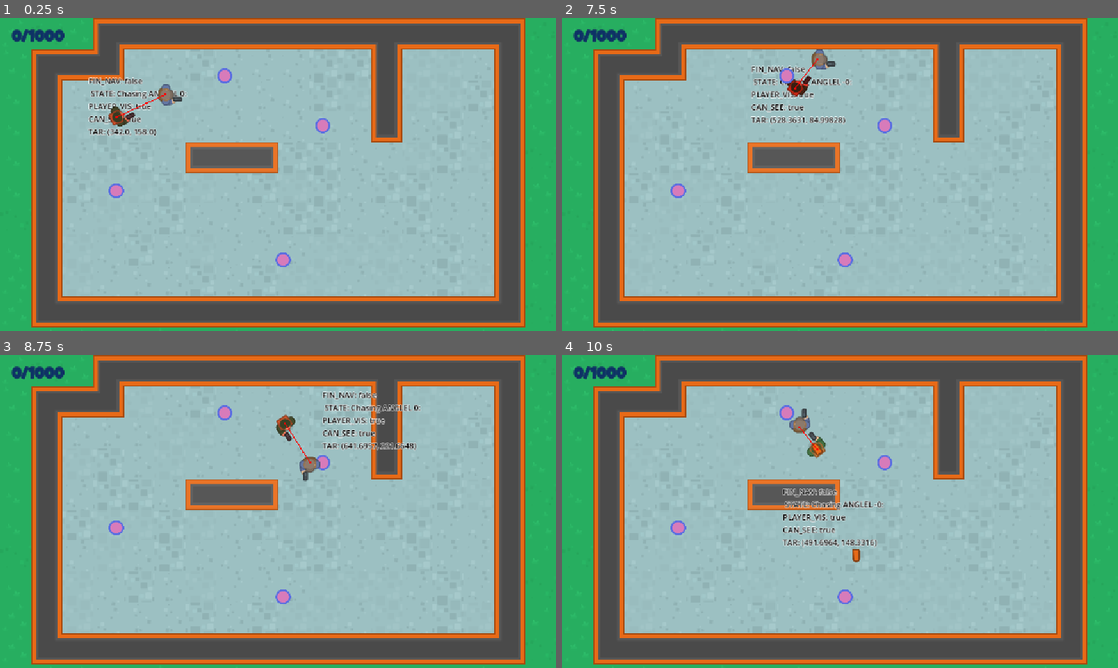
Above: before the commit, frames 1-4 (two rows, left to right).
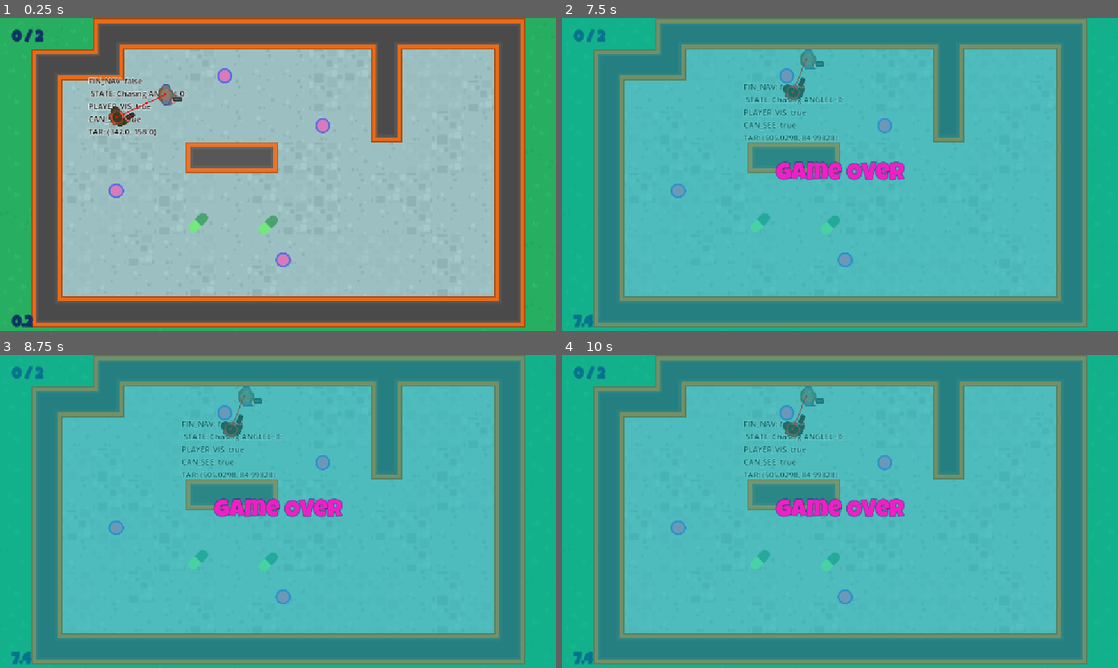
Above: after the commit, the same moments.

Repository: itsantonle/Godot-Mini-Projects
Game: Godot game, scene res://Scenes/Level/Level.tscn
Same seed, same stepped clock (60 frames per second), same inputs: the game is played once before the commit and once after it. Sound files missing from this copy of the repository are replaced by a short silence.
Inputs (mouse positions are in pixels of both pictures, inside the frame that each line leads up to):
- Up to frame 1 (0.25 s): no input
- Up to frame 2 (7.5 s): move the mouse to (962, 158) at 0.52 s; hold Right (ui_right) 0.53-1.28 s; hold E (enter) 0.53-1.28 s; move the mouse to (728, 190) at 1.27 s; hold Down (ui_down) 1.28-2.03 s; tap E (enter) at 1.35, 2.85, 4.55, 5.85, 7.35 s; move the mouse to (895, 105) at 2.02 s; hold Right (ui_right) 2.03-2.78 s; hold E (enter) 2.03-2.78 s; click (895, 105) at 2.1 s; move the mouse to (812, 237) at 2.77 s; hold Up (ui_up) 2.78-3.53 s; move the mouse to (1006, 221) at 3.52 s; hold E (enter) 3.53-4.28 s; hold Left (ui_left) 3.53-5.03 s; move the mouse to (673, 127) at 4.27 s; click (673, 127) at 4.35 s; move the mouse to (867, 174) at 5.02 s; hold Down (ui_down) 5.03-5.78 s; hold E (enter) 5.03-5.78 s; move the mouse to (756, 96) at 5.77 s; hold Right (ui_right) 5.78-6.53 s; move the mouse to (962, 158) at 6.52 s; hold Up (ui_up) 6.53-7.28 s; hold E (enter) 6.53-7.28 s; click (962, 158) at 6.6 s; move the mouse to (728, 190) at 7.27 s; hold Right (ui_right) from 7.28 s (still down)
- Up to frame 3 (8.75 s): move the mouse to (333, 442) at 8.02 s; release Right (ui_right) at 8.03 s; hold Down (ui_down) from 8.03 s (still down); hold E (enter) from 8.03 s (still down)
- Up to frame 4 (10 s): move the mouse to (812, 574) at 8.77 s; release Down (ui_down) at 8.78 s; release E (enter) at 8.78 s; hold Left (ui_left) 8.78-9.53 s; click (812, 574) at 8.85 s; tap E (enter) at 9.05 s; move the mouse to (1006, 558) at 9.52 s; hold Up (ui_up) from 9.53 s (still down); hold E (enter) from 9.53 s (still down)

The runs differ from the first frame. In frame 1, 0.6% of the frame differs, in the area x 2-50%, y 3-99%; in frame 2, 100%, in the area x 0-100%, y 0-100%; in frame 3, 100%; in frame 4, 100%.

Commit message:
Implement game signals and UI for pickups, exit, and player death
Added SignalHub with signals for pickup collection, exit appearance, exit, and player death. Updated Bullet, NPC, Exit, and Pickup scripts to emit and respond to these signals. Enhanced GameUI to track pickups, display score, time, and end-game messages. Updated scene files to connect new signals and add necessary nodes for game flow.

Diff:
--- a/DoNotMindMe/Globals/SignalHub.gd
+++ b/DoNotMindMe/Globals/SignalHub.gd
@@ -1 +1,17 @@
 extends Node
+signal on_pickup_collected
+signal on_show_exit
+signal on_exit
+signal on_player_died
+
+func emit_on_pickup_collected() -> void:
+	on_pickup_collected.emit()
+
+func emit_on_show_exit() -> void:
+	on_show_exit.emit()
+
+func emit_on_exit() -> void:
+	on_exit.emit()
+
+func emit_on_player_died() -> void:
+	on_player_died.emit()
--- a/DoNotMindMe/Scenes/Bullet/Bullet.gd
+++ b/DoNotMindMe/Scenes/Bullet/Bullet.gd
@@ -17,6 +17,8 @@
 
 
 func _on_body_entered(body: Node2D) -> void:
+	if body is Player:
+		SignalHub.emit_on_player_died()
 	queue_free()
 
 
--- a/DoNotMindMe/Scenes/Exit/Exit.gd
+++ b/DoNotMindMe/Scenes/Exit/Exit.gd
@@ -2,3 +2,13 @@
 
 func _ready() -> void:
 	hide()
+	SignalHub.on_show_exit.connect(on_show_exit)
+
+func on_show_exit() -> void:
+	set_deferred("monitoring", true )
+	show()
+
+
+func _on_body_entered(body: Node2D) -> void:
+	if body is Player:
+		SignalHub.emit_on_exit()
--- a/DoNotMindMe/Scenes/Exit/Exit.tscn
+++ b/DoNotMindMe/Scenes/Exit/Exit.tscn
@@ -17,3 +17,5 @@
 [node name="CollisionShape2D" type="CollisionShape2D" parent="."]
 position = Vector2(1, 4.5)
 shape = SubResource("RectangleShape2D_412bu")
+
+[connection signal="body_entered" from="." to="." method="_on_body_entered"]
--- a/DoNotMindMe/Scenes/GameUI/GameUi.gd
+++ b/DoNotMindMe/Scenes/GameUI/GameUi.gd
@@ -1,6 +1,54 @@
 extends Control
+
+@onready var score_label: Label = $MC/ScoreLabel
+@onready var time_label: Label = $MC/TimeLabe
+@onready var exit_label: Label = $MC/ExitLabel
+@onready var go_label: Label = $ColorRect/GoLabel
+@onready var color_rect: ColorRect = $ColorRect
+
+var _time: float = 0
+var _pickups_count: int = 0
+var _collected: int = 0
+
 
 func _unhandled_input(event: InputEvent) -> void:
 	if event.is_action_pressed("exit"):
 		print('exit')
 		GameManager.load_main_scene()
+
+func _ready() -> void:
+	get_tree().paused = false
+	SignalHub.on_pickup_collected.connect(on_pickup_collected)
+	SignalHub.on_player_died.connect(on_player_died)
+	SignalHub.on_exit.connect(on_exit)
+
+	_pickups_count = get_tree().get_nodes_in_group(PickUp.GROUP_NAME).size()
+	update_score()
+
+
+func _process(delta: float) -> void:
+	_time += delta
+	time_label.text = "%.1f" % _time
+
+func stop_game() -> void:
+	set_process(false)
+	color_rect.show()
+	get_tree().paused = true
+
+func on_player_died() -> void:
+	go_label.text = "Game Over"
+	stop_game()
+
+func on_exit() -> void:
+	go_label.text = "Well done! You took %.1f seconds" % _time
+	stop_game()
+
+func update_score() -> void:
+	score_label.text = "%s / %s" % [_collected, _pickups_count]
+
+func on_pickup_collected() -> void:
+	_collected +=1
+	update_score()
+	if _collected == _pickups_count:
+		SignalHub.emit_on_show_exit()
+		exit_label.show()
--- a/DoNotMindMe/Scenes/GameUI/GameUi.tscn
+++ b/DoNotMindMe/Scenes/GameUI/GameUi.tscn
@@ -1,9 +1,25 @@
-[gd_scene load_steps=3 format=3 uid="uid://c21wjxirt07sd"]
+[gd_scene load_steps=6 format=3 uid="uid://c21wjxirt07sd"]
 
 [ext_resource type="Script" uid="uid://cn0dayhkaidt3" path="res://Scenes/GameUI/GameUi.gd" id="1_diq3n"]
 [ext_resource type="LabelSettings" uid="uid://rqw8bae54mjb" path="res://assets/lg_d_blue_32.tres" id="2_81r78"]
+[ext_resource type="FontFile" uid="uid://bgsb8rmrhb6gk" path="res://assets/fonts/LuckiestGuy-Regular.ttf" id="3_556m7"]
+
+[sub_resource type="LabelSettings" id="LabelSettings_iq8cv"]
+font = ExtResource("3_556m7")
+font_size = 32
+font_color = Color(0.0509804, 0.862745, 0.305882, 1)
+outline_size = 3
+outline_color = Color(0.0784314, 0.0784314, 0.372549, 1)
+
+[sub_resource type="LabelSettings" id="LabelSettings_556m7"]
+font = ExtResource("3_556m7")
+font_size = 50
+font_color = Color(0.931398, 0.125074, 0.771533, 1)
+outline_size = 3
+outline_color = Color(0.0784314, 0.0784314, 0.372549, 1)
 
 [node name="GameUI" type="Control"]
+process_mode = 3
 layout_mode = 3
 anchors_preset = 15
 anchor_right = 1.0
@@ -23,9 +39,55 @@
 theme_override_constants/margin_left = 24
 theme_override_constants/margin_top = 24
 
-[node name="Label" type="Label" parent="MC"]
+[node name="ScoreLabel" type="Label" parent="MC"]
 layout_mode = 2
 size_flags_horizontal = 0
 size_flags_vertical = 0
 text = "0/1000"
 label_settings = ExtResource("2_81r78")
+
+[node name="TimeLabe" type="Label" parent="MC"]
+layout_mode = 2
+size_flags_horizontal = 0
+size_flags_vertical = 8
+text = "000"
+label_settings = ExtResource("2_81r78")
+
+[node name="ExitLabel" type="Label" parent="MC"]
+visible = false
+layout_mode = 2
+size_flags_horizontal = 8
+size_flags_vertical = 0
+text = "GO TO EXIT"
+label_settings = SubResource("LabelSettings_iq8cv")
+
+[node name="ColorRect" type="ColorRect" parent="."]
+visible = false
+layout_mode = 1
+anchors_preset = 15
+anchor_right = 1.0
+anchor_bottom = 1.0
+grow_horizontal = 2
+grow_vertical = 2
+color = Color(0, 0.709804, 0.713726, 0.498039)
+
+[node name="GoLabel" type="Label" parent="ColorRect"]
+process_mode = 3
+layout_mode = 1
+anchors_preset = 8
+anchor_left = 0.5
+anchor_top = 0.5
+anchor_right = 0.5
+anchor_bottom = 0.5
+offset_left = -75.0
+offset_top = -16.5
+offset_right = 75.0
+offset_bottom = 16.5
+grow_horizontal = 2
+grow_vertical = 2
+size_flags_horizontal = 8
+size_flags_vertical = 0
+text = "GAME OVER"
+label_settings = SubResource("LabelSettings_556m7")
+horizontal_alignment = 1
+vertical_alignment = 1
--- a/DoNotMindMe/Scenes/Level/Level.tscn
+++ b/DoNotMindMe/Scenes/Level/Level.tscn
@@ -6,6 +6,7 @@
 [ext_resource type="PackedScene" uid="uid://cfsueh4utfr1y" path="res://Scenes/WayPoint/Waypoint.tscn" id="4_qp1lj"]
 [ext_resource type="PackedScene" uid="uid://dhyelrs5ih7vg" path="res://Scenes/Player/Player.tscn" id="5_k2uda"]
 [ext_resource type="PackedScene" uid="uid://c3tb5r3vrtrox" path="res://Scenes/Exit/Exit.tscn" id="6_ksici"]
+[ext_resource type="PackedScene" uid="uid://bj1wthhk8401d" path="res://Scenes/PickUp/Pickup.tscn" id="7_8gphe"]
 
 [sub_resource type="NavigationPolygon" id="NavigationPolygon_4dwx7"]
 vertices = PackedVector2Array(159.656, 544.977, 585, 327.953, 730.352, 282.352, 874.508, 277.656, 1000.85, 544.008, 585, 246, 742.383, 84.8672, 271.148, 79.1172, 373, 246, 272.148, 144.922, 864.523, 83.9297, 994.141, 83.0625, 373, 329.047, 146.328, 145.906)
@@ -62,3 +63,9 @@
 
 [node name="Exit" parent="." instance=ExtResource("6_ksici")]
 position = Vector2(932, 108)
+
+[node name="Pickup" parent="." instance=ExtResource("7_8gphe")]
+position = Vector2(555, 428)
+
+[node name="Pickup2" parent="." instance=ExtResource("7_8gphe")]
+position = Vector2(410, 423)
--- a/DoNotMindMe/Scenes/NPC/Npc.gd
+++ b/DoNotMindMe/Scenes/NPC/Npc.gd
@@ -167,3 +167,8 @@
 func _on_shoot_timer_timeout() -> void:
 
 	shoot_at_player()
+
+
+func _on_hit_box_body_entered(body: Node2D) -> void:
+	if body is Player:
+		SignalHub.emit_on_player_died()
--- a/DoNotMindMe/Scenes/NPC/Npc.tscn
+++ b/DoNotMindMe/Scenes/NPC/Npc.tscn
@@ -56,6 +56,9 @@
 &"alert": SubResource("Animation_76es5")
 }
 
+[sub_resource type="CapsuleShape2D" id="CapsuleShape2D_ej0ap"]
+height = 42.0
+
 [node name="NPC" type="CharacterBody2D"]
 collision_layer = 0
 collision_mask = 0
@@ -109,5 +112,12 @@
 [node name="LaserSound" type="AudioStreamPlayer2D" parent="."]
 stream = ExtResource("7_ej0ap")
 
+[node name="HitBox" type="Area2D" parent="."]
+
+[node name="CollisionShape2D" type="CollisionShape2D" parent="HitBox"]
+shape = SubResource("CapsuleShape2D_ej0ap")
+debug_color = Color(0.834648, 0.317995, 0.58033, 0.42)
+
 [connection signal="velocity_computed" from="NavAgent" to="." method="_on_nav_agent_velocity_computed"]
 [connection signal="timeout" from="ShootTimer" to="." method="_on_shoot_timer_timeout"]
+[connection signal="body_entered" from="HitBox" to="." method="_on_hit_box_body_entered"]
--- a/DoNotMindMe/Scenes/PickUp/Pickup.gd
+++ b/DoNotMindMe/Scenes/PickUp/Pickup.gd
@@ -1 +1,19 @@
 extends Area2D
+
+class_name  PickUp
+const GROUP_NAME: String = "PickUp"
+@onready var sound: AudioStreamPlayer2D = $Sound
+
+func _enter_tree() -> void:
+	add_to_group(GROUP_NAME)
+
+
+func _on_body_entered(body: Node2D) -> void:
+	set_deferred("monitoring", false)
+	hide()
+	sound.play()
+	SignalHub.emit_on_pickup_collected()
+
+
+func _on_sound_finished() -> void:
+	queue_free()
--- a/DoNotMindMe/Scenes/PickUp/Pickup.tscn
+++ b/DoNotMindMe/Scenes/PickUp/Pickup.tscn
@@ -15,6 +15,21 @@
 stream_1/stream = ExtResource("3_n3nu8")
 stream_2/stream = ExtResource("4_0bvtv")
 
+[sub_resource type="Animation" id="Animation_n3nu8"]
+length = 0.001
+tracks/0/type = "value"
+tracks/0/imported = false
+tracks/0/enabled = true
+tracks/0/path = NodePath("Sprite2D:self_modulate")
+tracks/0/interp = 1
+tracks/0/loop_wrap = true
+tracks/0/keys = {
+"times": PackedFloat32Array(0),
+"transitions": PackedFloat32Array(1),
+"update": 0,
+"values": [Color(1, 1, 1, 1)]
+}
+
 [sub_resource type="Animation" id="Animation_un2r0"]
 resource_name = "flash"
 length = 0.6
@@ -31,21 +46,6 @@
 "transitions": PackedFloat32Array(1, 1, 1, 1),
 "update": 0,
 "values": [Color(1, 1, 1, 1), Color(0.239216, 1, 0.180392, 0.556863), Color(0.239216, 1, 0.180392, 0.556863), Color(1, 1, 1, 1)]
-}
-
-[sub_resource type="Animation" id="Animation_n3nu8"]
-length = 0.001
-tracks/0/type = "value"
-tracks/0/imported = false
-tracks/0/enabled = true
-tracks/0/path = NodePath("Sprite2D:self_modulate")
-tracks/0/interp = 1
-tracks/0/loop_wrap = true
-tracks/0/keys = {
-"times": PackedFloat32Array(0),
-"transitions": PackedFloat32Array(1),
-"update": 0,
-"values": [Color(1, 1, 1, 1)]
 }
 
 [sub_resource type="AnimationLibrary" id="AnimationLibrary_0bvtv"]
@@ -73,3 +73,6 @@
 &"": SubResource("AnimationLibrary_0bvtv")
 }
 autoplay = "flash"
+
+[connection signal="body_entered" from="." to="." method="_on_body_entered"]
+[connection signal="finished" from="Sound" to="." method="_on_sound_finished"]
--- a/DoNotMindMe/Scenes/Player/Player.tscn
+++ b/DoNotMindMe/Scenes/Player/Player.tscn
@@ -8,6 +8,7 @@
 height = 40.0
 
 [node name="Player" type="CharacterBody2D"]
+z_index = 2
 script = ExtResource("1_ft8w5")
 
 [node name="Sprite2D" type="Sprite2D" parent="."]
Not shown: 1 places in DoNotMindMe/Scenes/Level/Level.tscn that only renumber resources
Not shown: 1 places in DoNotMindMe/Scenes/NPC/Npc.tscn that only renumber resources
